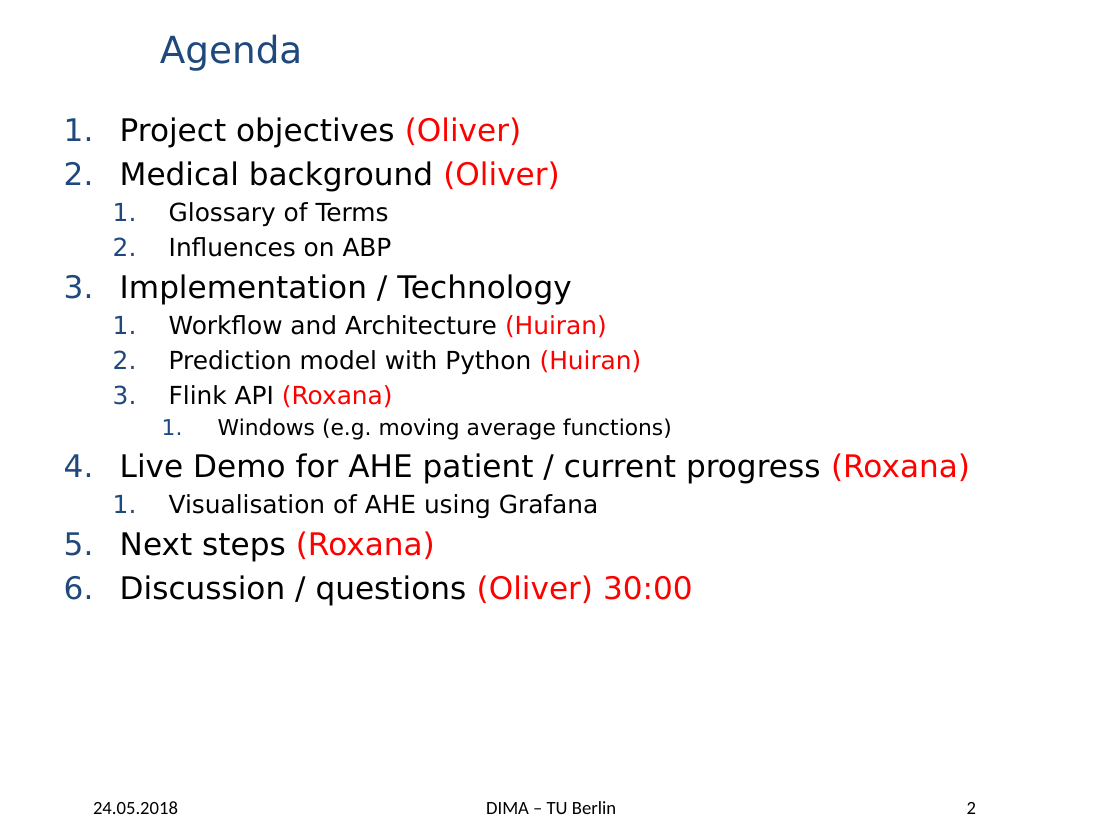
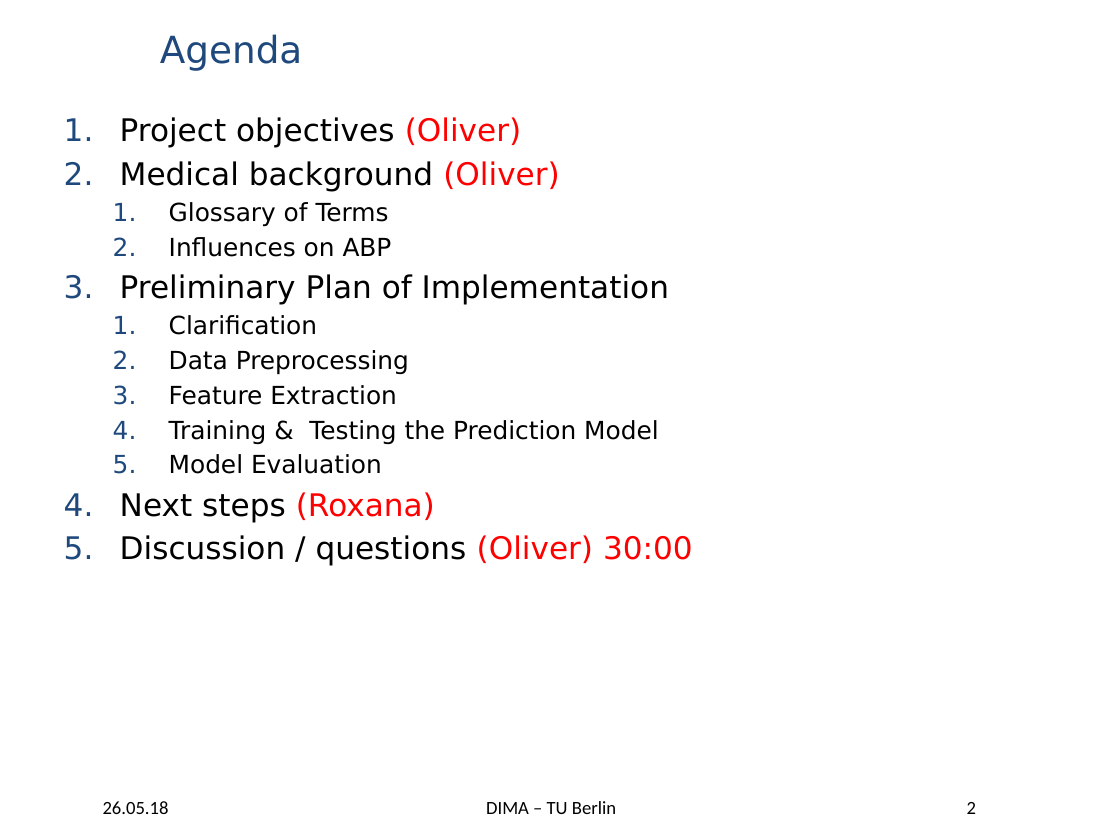
Before and after one commit to RoxanaTapia/PredictionModel, a slide deck: slide 2 of Big data analytics in the Medical domain.pptx. Drawn at 1120x840 pixels with LibreOffice and Linux fonts; fonts in the diff are those of the drawing; background and template pictures are left out. Boxes give left, top, right and bottom in pixels: in the first picture for what was removed or moved away, otherwise in the second. Text is boxed around its words. In the diff, an @@ line names an element or a change of style, - is before the commit and + after.

Commit message:
Implementation Plan

```diff
--- a/Big data analytics in the Medical domain.pptx
+++ b/Big data analytics in the Medical domain.pptx
@@ text at [120,274,669,474]: text changed @@
-3. Implementation / Technology
-  1. Workflow and Architecture (Huiran)
-  2. Prediction model with Python (Huiran)
-  3. Flink API (Roxana)
-    1. Windows (e.g. moving average functions)
-4. Live Demo for AHE patient / current progress (Roxana)
-  1. Visualisation of AHE using Grafana
+3. Preliminary Plan of Implementation
+  1. Clarification
+  2. Data Preprocessing
+  3. Feature Extraction
+  4. Training & Testing the Prediction Model
+  5. Model Evaluation
@@ text at [103,801,169,814]: text changed @@
-24.05.2018
+26.05.18
```
Also in this commit, not shown: 1 other slide changed, 13 slides added, 4 slides removed.
